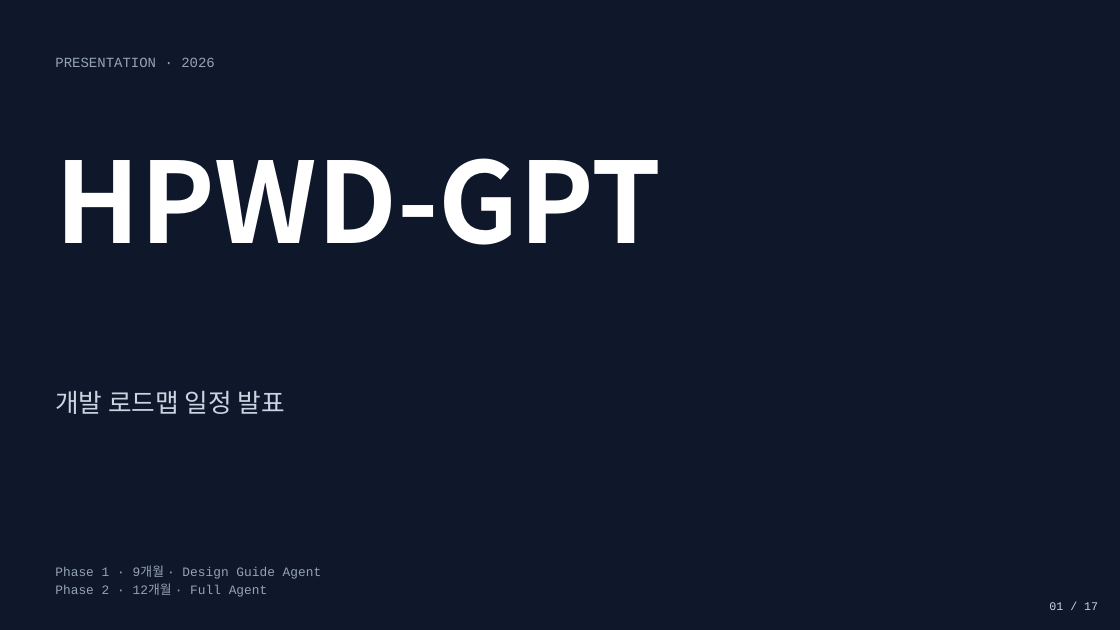
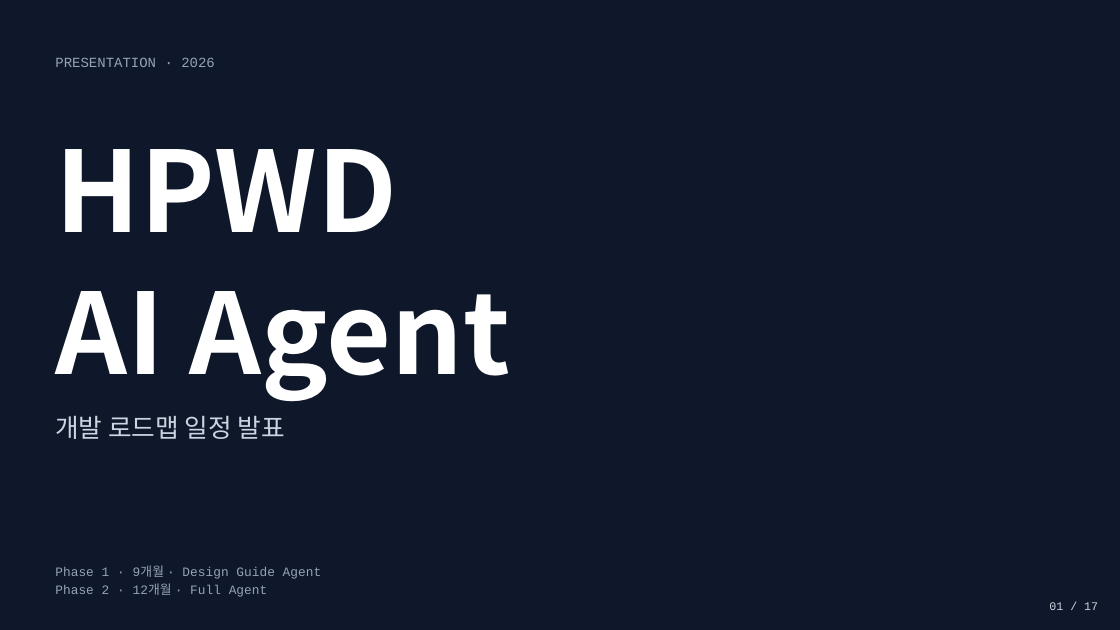
Before and after one commit to kimjy2576/layout-demo, a slide deck: slide 1 of public/HPWD-GPT.pptx. Drawn at 1120x630 pixels with LibreOffice and Linux fonts; fonts in the diff are those of the drawing. Boxes give left, top, right and bottom in pixels: in the first picture for what was removed or moved away, otherwise in the second. Text is boxed around its words. In the diff, an @@ line names an element or a change of style, - is before the commit and + after.

Commit message:
발표자료: HPWD-GPT → HPWD AI Agent로 명칭 변경
- 표지 타이틀 두 줄 표시 (HPWD / AI Agent)
- 본문 5곳 일괄 변경
- PPT cover 레이아웃 조정 (line spacing 1.05, tagline 위치 조정)

```diff
--- a/public/HPWD-GPT.pptx
+++ b/public/HPWD-GPT.pptx
@@ text at (55,149,511,401): text changed @@
-HPWD-GPT
+HPWD
+AI Agent
@@ text "개발 로드맵 일정 발표": place and size @@
-text "개발 로드맵 일정 발표" at (55,391,285,414)
+text "개발 로드맵 일정 발표" at (55,416,285,439)
```
Also in this commit, not shown: 1 other slide changed, 1 other file.
